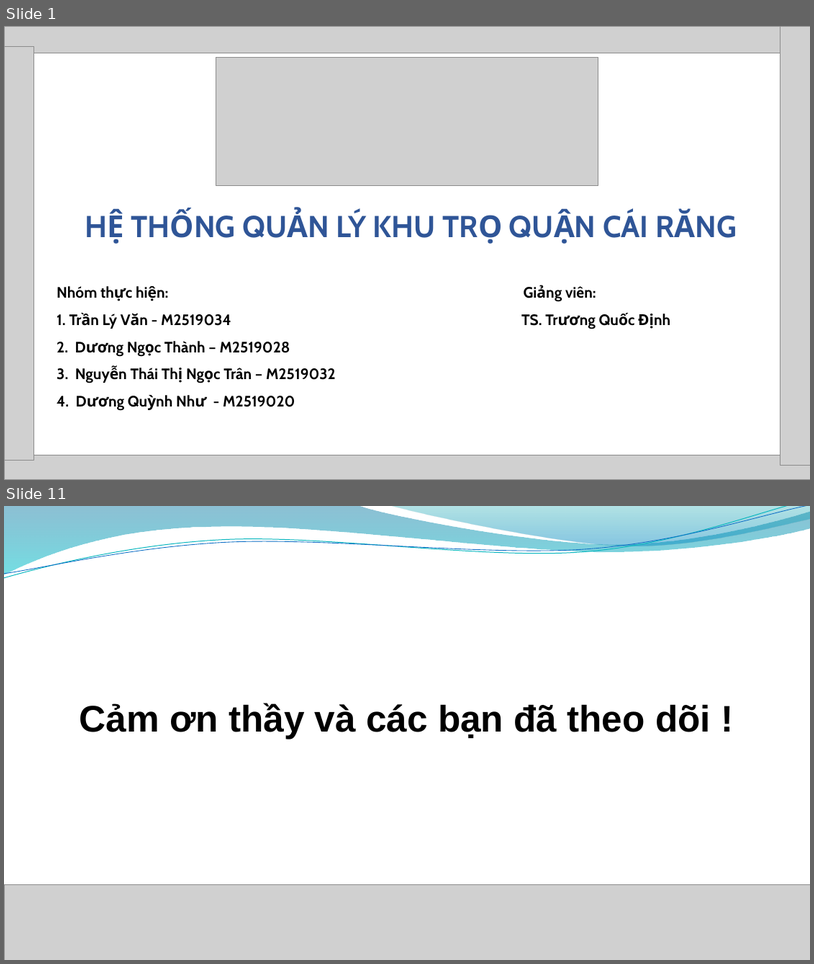
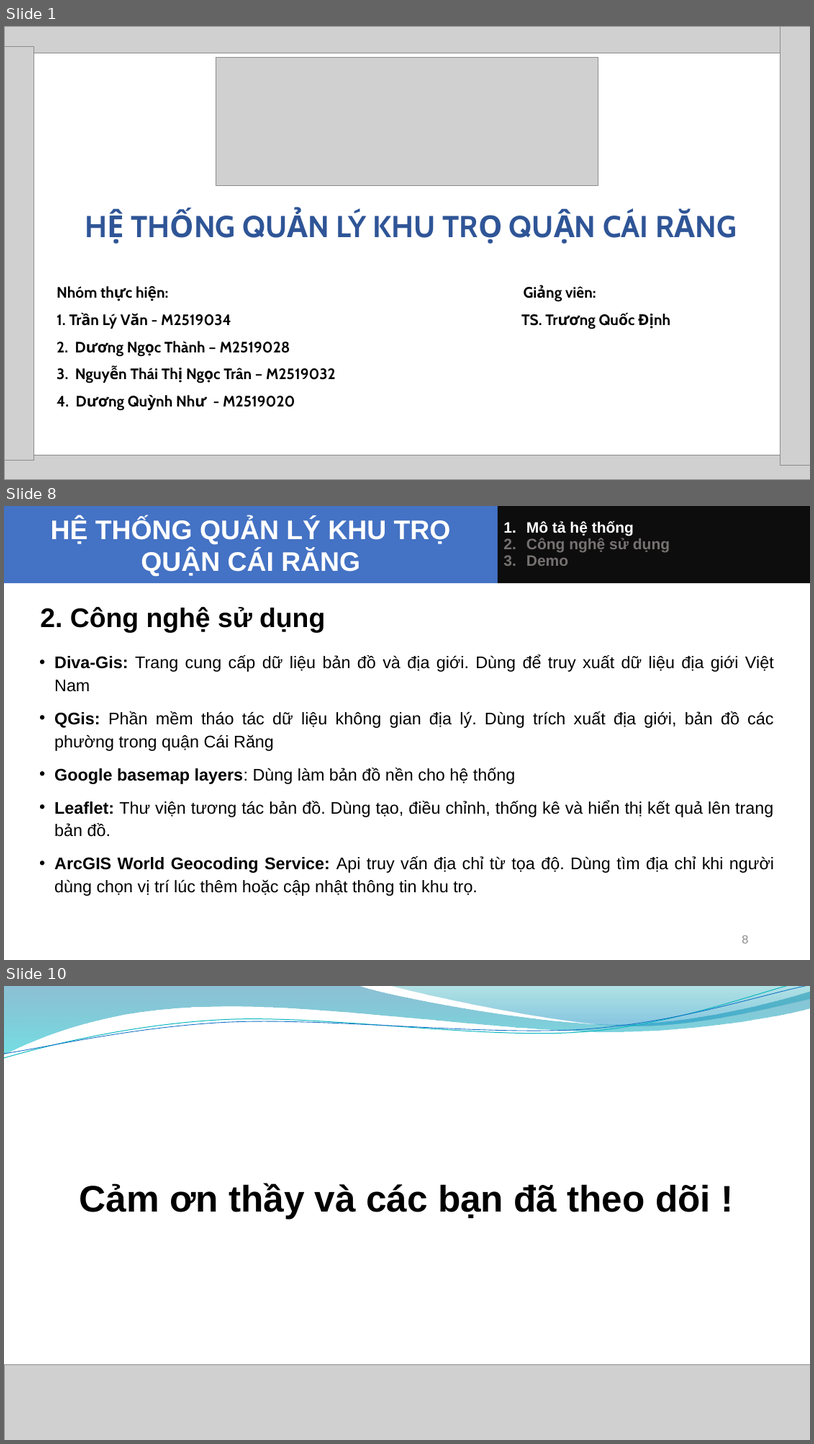
Before and after one commit to tranlyvan/khutro_cairang, a slide deck: Bao cao Nhom.pptx. Shown one above the other, each under a label of ours: slides 1 and 11 before the commit, slides 1, 8 and 10 after it; the slides between them are not shown. The pictures are 814x964 and 814x1444 pixels, drawn with LibreOffice and Linux fonts; fonts in the diff are those of the drawing; grey boxes stand for pictures; background and template pictures are left out. Boxes give left, top, right and bottom in pixels: in the first picture for what was removed or moved away, otherwise in the second. Text is boxed around its words. In the diff, an @@ line names an element or a change of style, - is before the commit and + after.

Commit message:
Cập nhật slide báo cáo

```diff
--- a/Bao cao Nhom.pptx
+++ b/Bao cao Nhom.pptx
@@ slide 8 added at bbox=[4, 506, 810, 960], background #FFFFFF @@
@@ title added at bbox=[4, 506, 498, 584], fill #4472C4, 32 pt, text #FFFFFF, bold @@
+HỆ THỐNG QUẢN LÝ KHU TRỌ QUẬN CÁI RĂNG
@@ rectangle added at bbox=[498, 506, 810, 584], fill #0D0D0D, 18 pt, text #767171, bold @@
+1. Mô tả hệ thống
+2. Công nghệ sử dụng
+3. Demo
@@ text added at bbox=[40, 607, 325, 633], 32 pt, text #000000, bold @@
+  2. Công nghệ sử dụng
@@ text added at bbox=[54, 654, 774, 896], 20 pt, text #000000 @@
+• Diva-Gis: Trang cung cấp dữ liệu bản đồ và địa giới. Dùng để truy xuất dữ liệu địa giới Việt Nam
+• QGis: Phần mềm tháo tác dữ liệu không gian địa lý. Dùng trích xuất địa giới, bản đồ các phường trong quận Cái Răng
+• Google basemap layers: Dùng làm bản đồ nền cho hệ thống
+• Leaflet: Thư viện tương tác bản đồ. Dùng tạo, điều chỉnh, thống kê và hiển thị kết quả lên trang bản đồ.
+• ArcGIS World Geocoding Service: Api truy vấn địa chỉ từ tọa độ. Dùng tìm địa chỉ khi người dùng chọn vị trí lúc thêm hoặc cập nhật thông tin khu trọ.
@@ page number added at bbox=[742, 934, 748, 943], 14 pt, text #8C8C8C @@
+8
@@ what was slide 11 is now slide 10 @@
```
Also in this commit, not shown: 3 slides changed, 4 other slides added, 6 slides removed.
